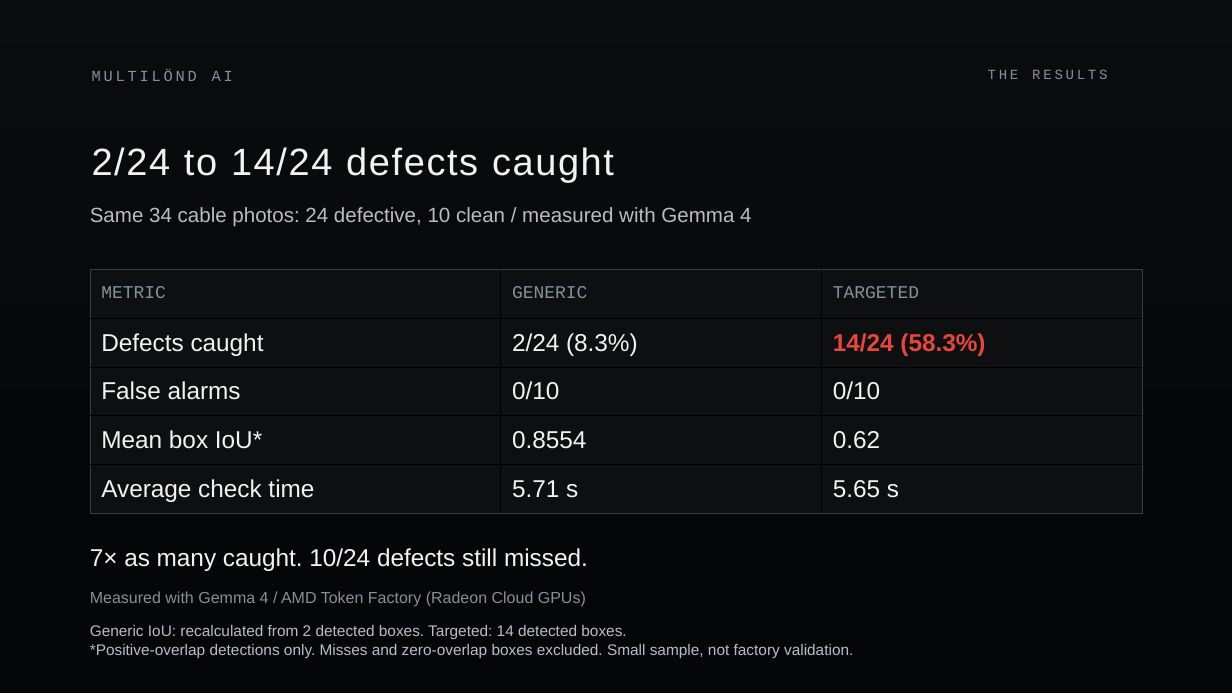
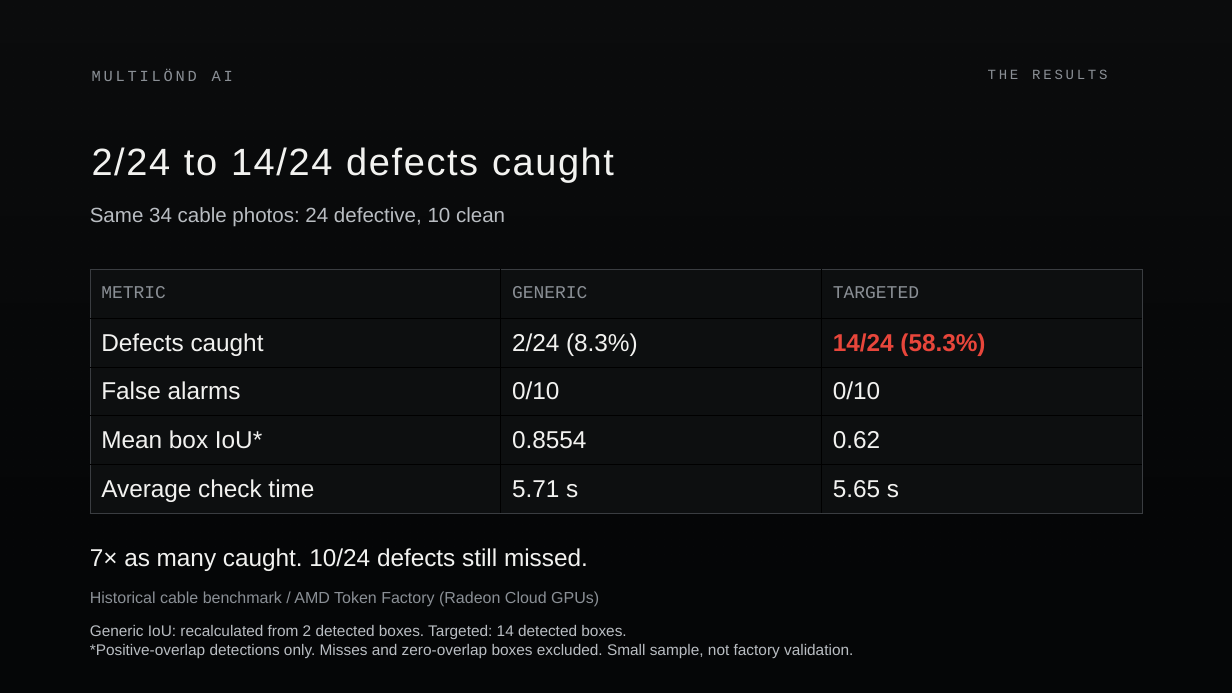
Before and after one commit to acagliol/amdactiii, a slide deck: slide 11 of docs/Multilond_AI_updated.pptx. Drawn at 1232x693 pixels with LibreOffice and Linux fonts; fonts in the diff are those of the drawing. Boxes give left, top, right and bottom in pixels: in the first picture for what was removed or moved away, otherwise in the second. Text is boxed around its words. In the diff, an @@ line names an element or a change of style, - is before the commit and + after.

```diff
--- a/docs/Multilond_AI_updated.pptx
+++ b/docs/Multilond_AI_updated.pptx
@@ text at bbox=[90, 207, 505, 227]: text changed @@
-Same 34 cable photos: 24 defective, 10 clean / measured with Gemma 4
+Same 34 cable photos: 24 defective, 10 clean
@@ text at bbox=[90, 591, 599, 607]: text changed @@
-Measured with Gemma 4 / AMD Token Factory (Radeon Cloud GPUs)
+Historical cable benchmark / AMD Token Factory (Radeon Cloud GPUs)
```
Also in this commit, not shown: 3 other files.
